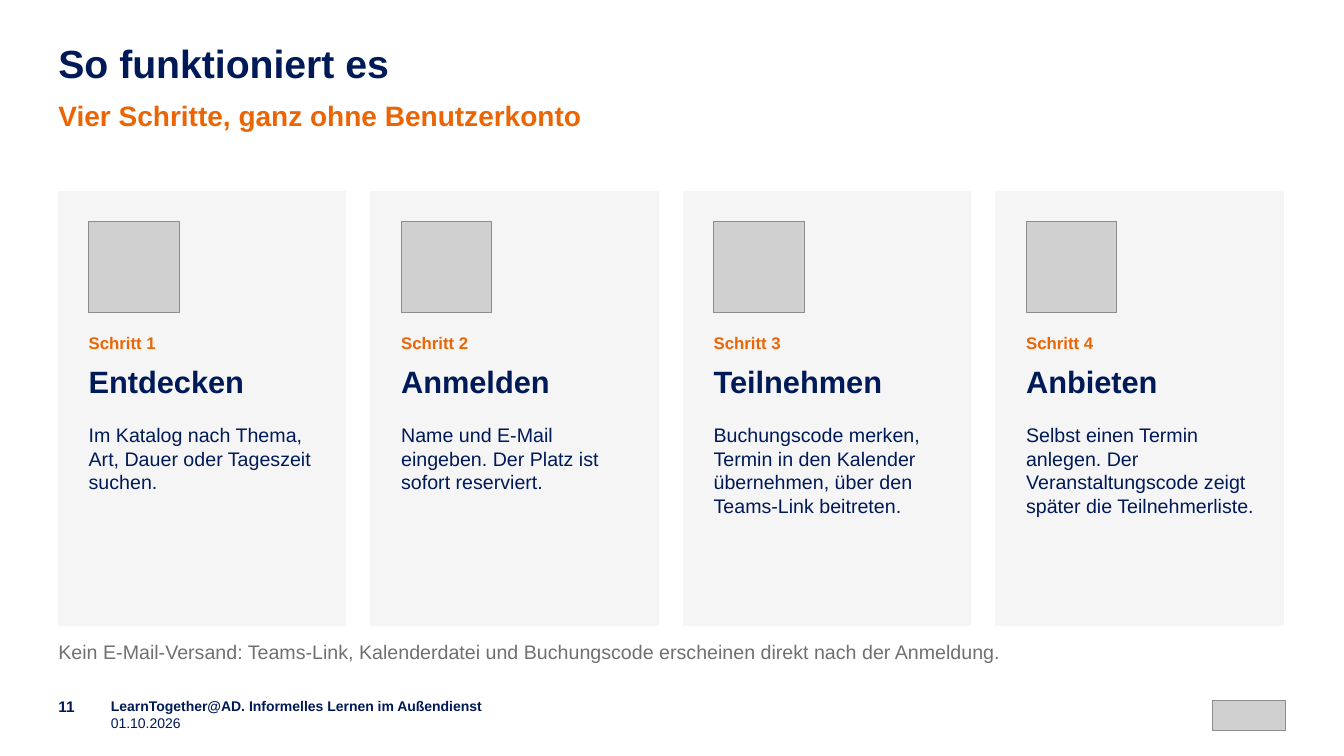
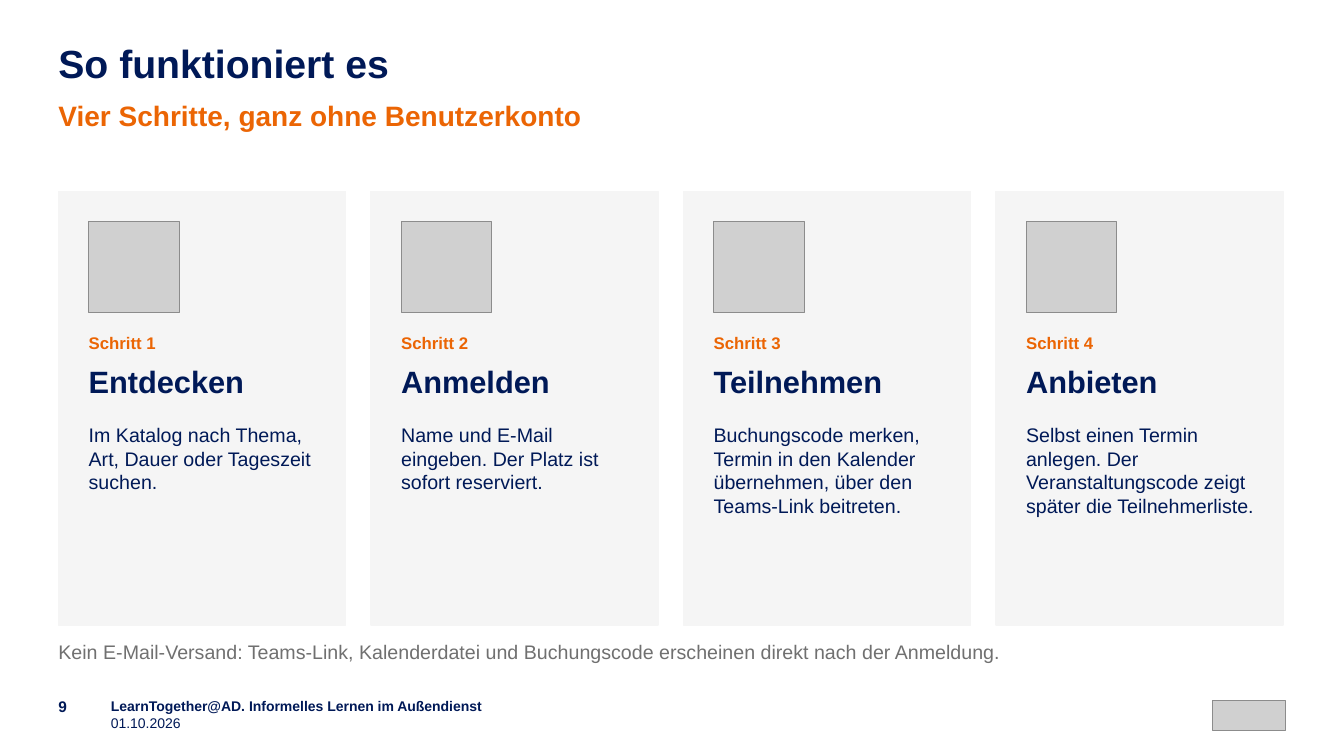
Before and after one commit to emplush/ruv_learntogether, a slide deck: slide 9 of docs/LearnTogether-AD_Praesentation.pptx (slide 11 before the commit). Drawn at 1344x756 pixels with LibreOffice and Linux fonts; fonts in the diff are those of the drawing; grey boxes stand for pictures; background and template pictures are left out. Boxes give left, top, right and bottom in pixels: in the first picture for what was removed or moved away, otherwise in the second. Text is boxed around its words. In the diff, an @@ line names an element or a change of style, - is before the commit and + after.

```diff
--- a/docs/LearnTogether-AD_Praesentation.pptx
+++ b/docs/LearnTogether-AD_Praesentation.pptx
@@ text at (58,701,67,712): text changed @@
-11
+9
```
Also in this commit, not shown: 16 other slides changed, 5 slides added, 5 slides removed.
